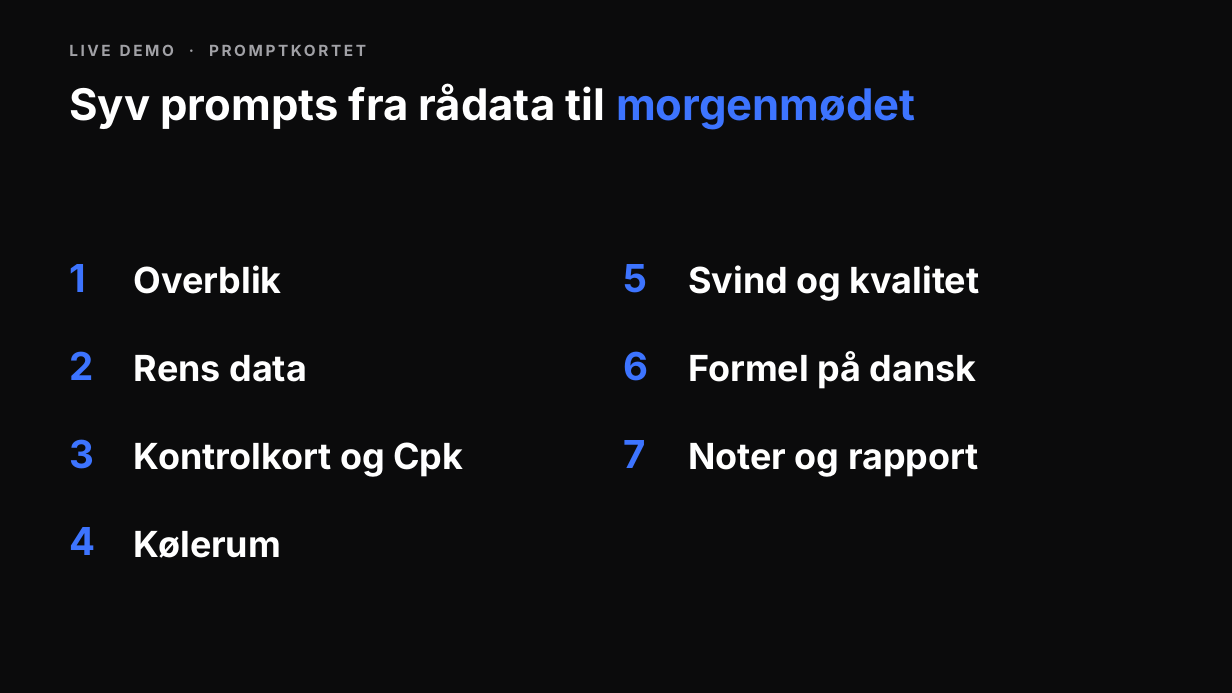
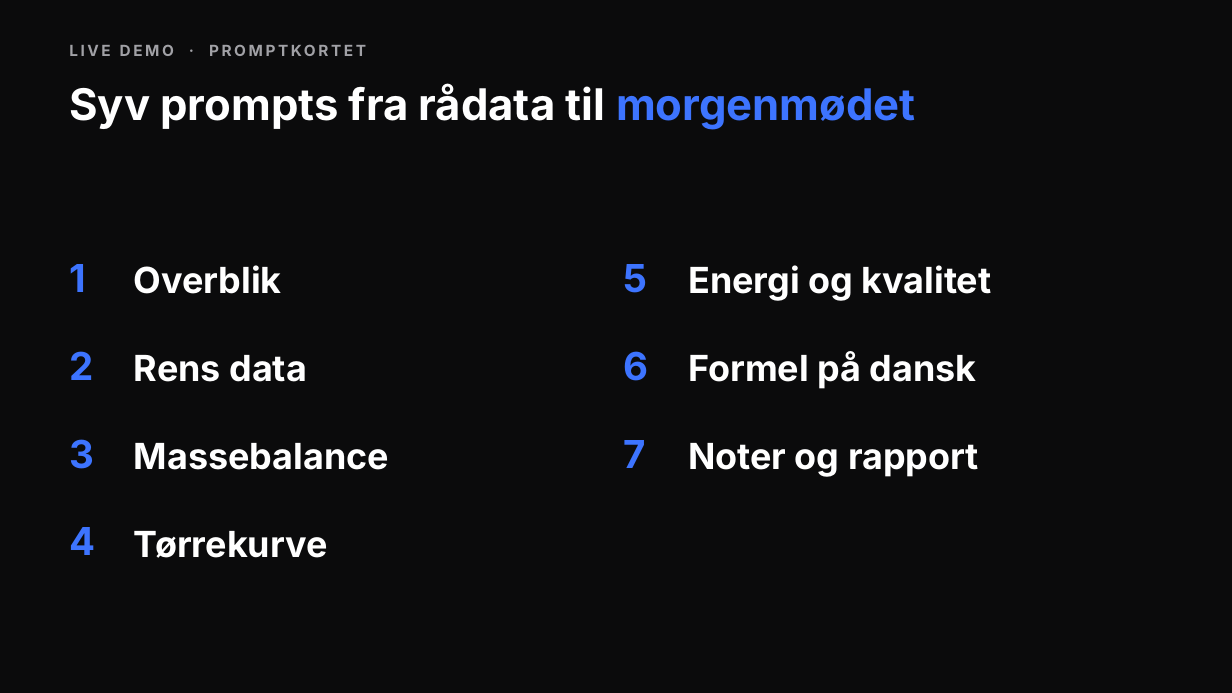
Before and after one commit to andr8769-ui/ucl-ai-undervisning, a slide deck: slide 25 of private/proces/praesentation.pptx. Drawn at 1232x693 pixels with LibreOffice and Linux fonts; fonts in the diff are those of the drawing. Boxes give left, top, right and bottom in pixels: in the first picture for what was removed or moved away, otherwise in the second. Text is boxed around its words. In the diff, an @@ line names an element or a change of style, - is before the commit and + after.

```diff
--- a/private/proces/praesentation.pptx
+++ b/private/proces/praesentation.pptx
@@ text at (688,265,992,301): text changed @@
-Svind og kvalitet
+Energi og kvalitet
@@ text at (134,443,389,470): text changed @@
-Kontrolkort og Cpk
+Massebalance
@@ text at (134,531,328,558): text changed @@
-Kølerum
+Tørrekurve
```
Also in this commit, not shown: 11 other slides changed, 1 slide added, 1 slide removed, 26 other files.
